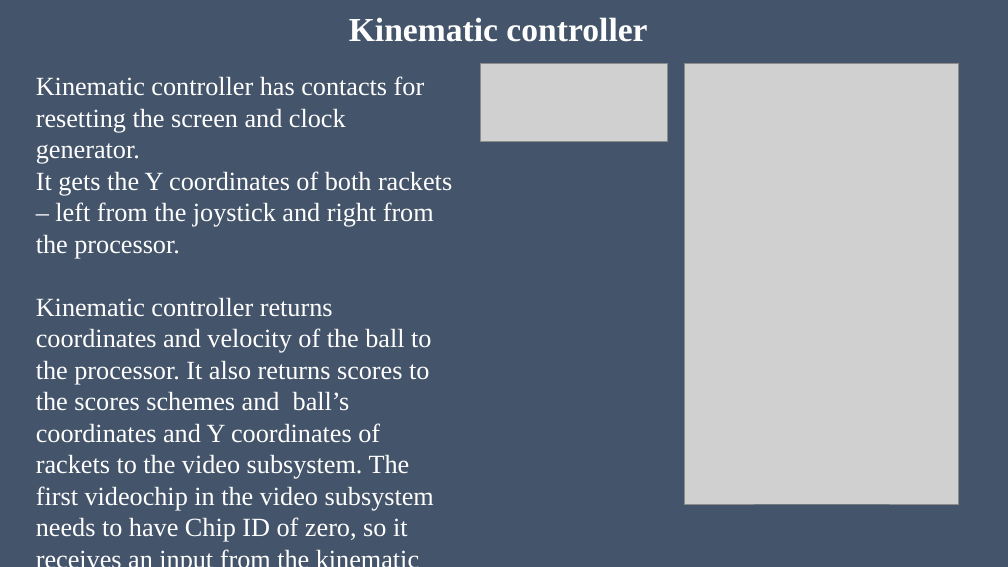
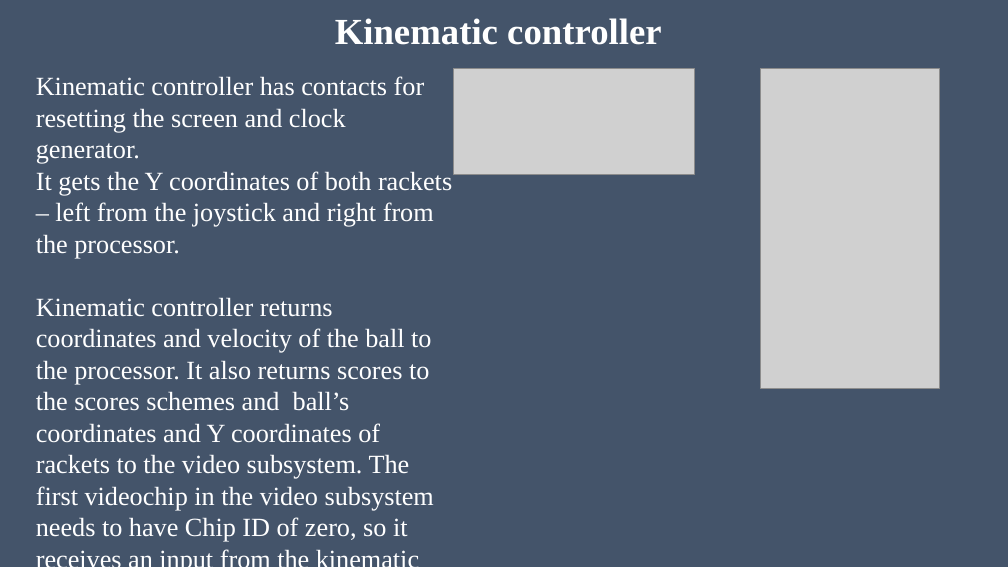
Before and after one commit to MIZINCHIK/DigitalPlatforms, a slide deck: slide 5 of Presentation.pptx. Drawn at 1008x567 pixels with LibreOffice and Linux fonts; fonts in the diff are those of the drawing; grey boxes stand for pictures. Boxes give left, top, right and bottom in pixels: in the first picture for what was removed or moved away, otherwise in the second. Text is boxed around its words. In the diff, an @@ line names an element or a change of style, - is before the commit and + after.

```diff
--- a/Presentation.pptx
+++ b/Presentation.pptx
@@ title "Kinematic controller" at [335, 18, 661, 45]: size 32 to 35 pt @@
@@ picture: place and size @@
-picture at [480, 63, 667, 141]
+picture at [453, 69, 694, 175]
@@ picture removed at [685, 63, 959, 504] @@
@@ picture added at [761, 69, 939, 389] @@
```
Also in this commit, not shown: 4 other slides changed, 1 slide added, 1 other file.
